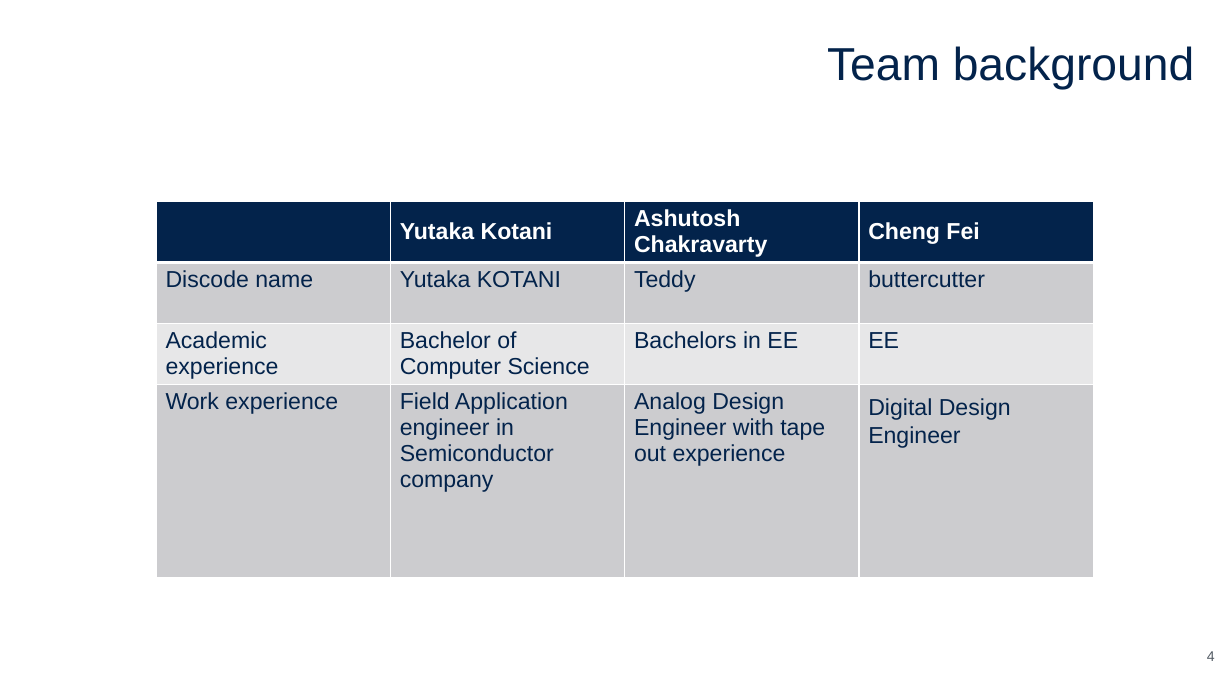
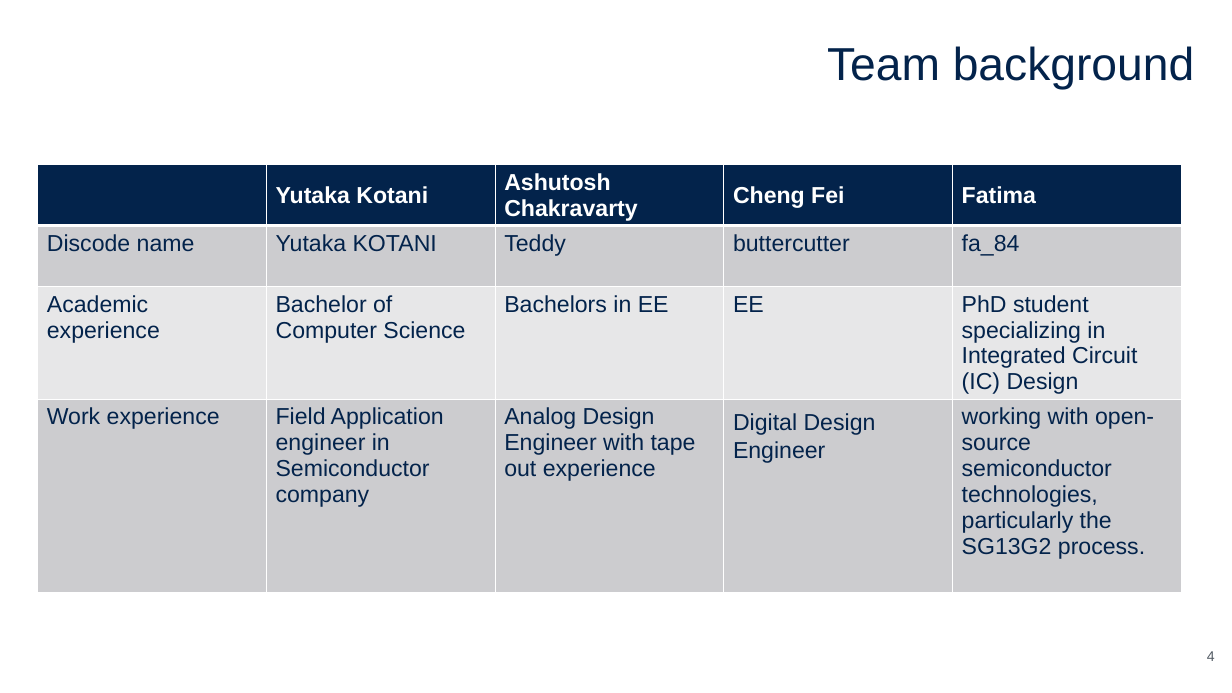
Before and after one commit to yutaka-kotani-stj/2026_sscs_gf180, a slide deck: slide 4 of proposal/proposal_super_long_wave.pptx. Drawn at 1232x693 pixels with LibreOffice and Linux fonts; fonts in the diff are those of the drawing. Boxes give left, top, right and bottom in pixels: in the first picture for what was removed or moved away, otherwise in the second. Text is boxed around its words. In the diff, an @@ line names an element or a change of style, - is before the commit and + after.

```diff
--- a/proposal/proposal_super_long_wave.pptx
+++ b/proposal/proposal_super_long_wave.pptx
@@ table at (x1=38, y1=165, x2=1184, y2=607) @@
+column 5: Fatima | fa_84 | PhD student specializing in Integrated Circuit (IC) Design | working with open-source semiconductor technologies, particularly the SG13G2 process.
@@ table resized from (x1=156, y1=201, x2=1095, y2=589) to (x1=38, y1=165, x2=1184, y2=607) @@
```
Also in this commit, not shown: 1 other slide changed, 1 other file.
